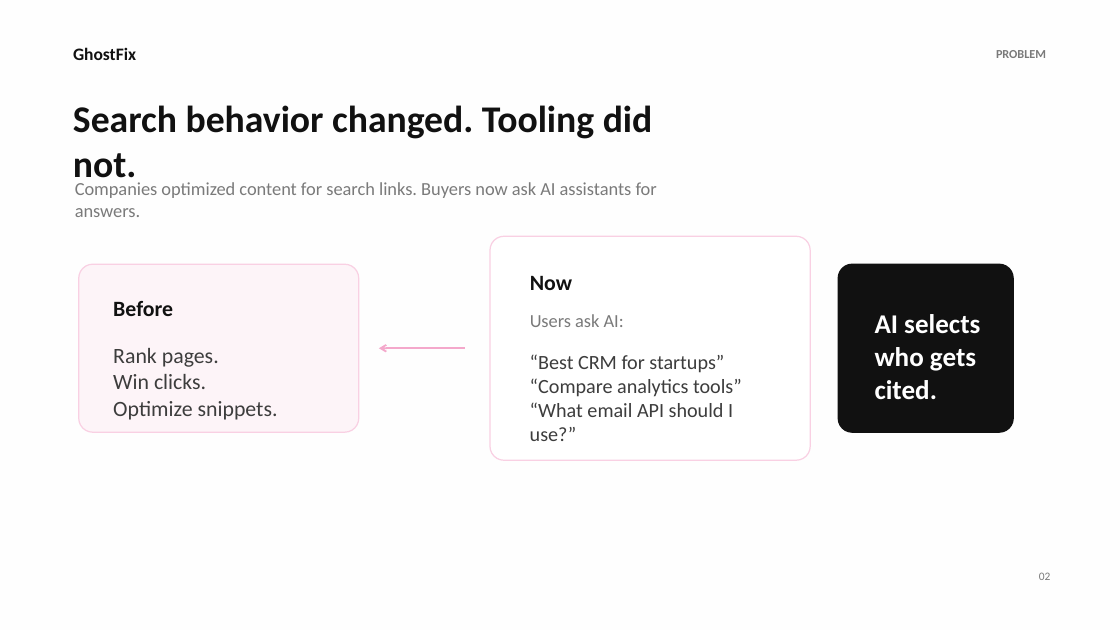
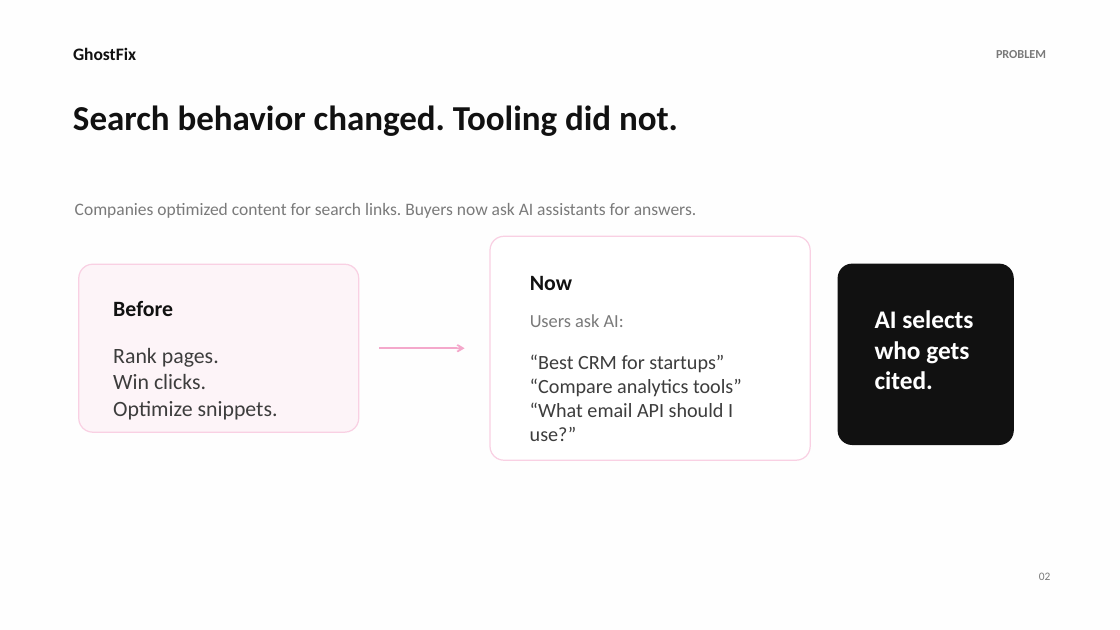
Before and after one commit to wcnjing/ghostfix, a slide deck: slide 2 of outputs/ghostfix-hackathon-pitch.pptx. Drawn at 1120x630 pixels with LibreOffice and Linux fonts; fonts in the diff are those of the drawing. Boxes give left, top, right and bottom in pixels: in the first picture for what was removed or moved away, otherwise in the second. Text is boxed around its words. In the diff, an @@ line names an element or a change of style, - is before the commit and + after.

```diff
--- a/outputs/ghostfix-hackathon-pitch.pptx
+++ b/outputs/ghostfix-hackathon-pitch.pptx
@@ text "Search behavior changed. Tooling did ..." at (73, 105, 678, 136): size 32.2 to 30 pt @@
@@ text "Companies optimized content for search ...": place and size @@
-text "Companies optimized content for search ..." at (75, 182, 657, 217)
+text "Companies optimized content for search ..." at (75, 203, 696, 218)
@@ text "Companies optimized content for search ..." at (75, 203, 696, 218): size 15.8 to 15 pt @@
@@ rounded rectangle: place and size @@
-rounded rectangle at (839, 265, 1013, 433)
+rounded rectangle at (839, 265, 1013, 445)
@@ rounded rectangle at (839, 265, 1013, 445): proportions changed @@
@@ text "AI selects" at (875, 310, 973, 389): size 23.2 to 21.8 pt @@
@@ arrow moved from (379, 349) - (465, 349) to (465, 349) - (379, 349) @@
```
Also in this commit, not shown: 6 other slides changed, 4 other files.
